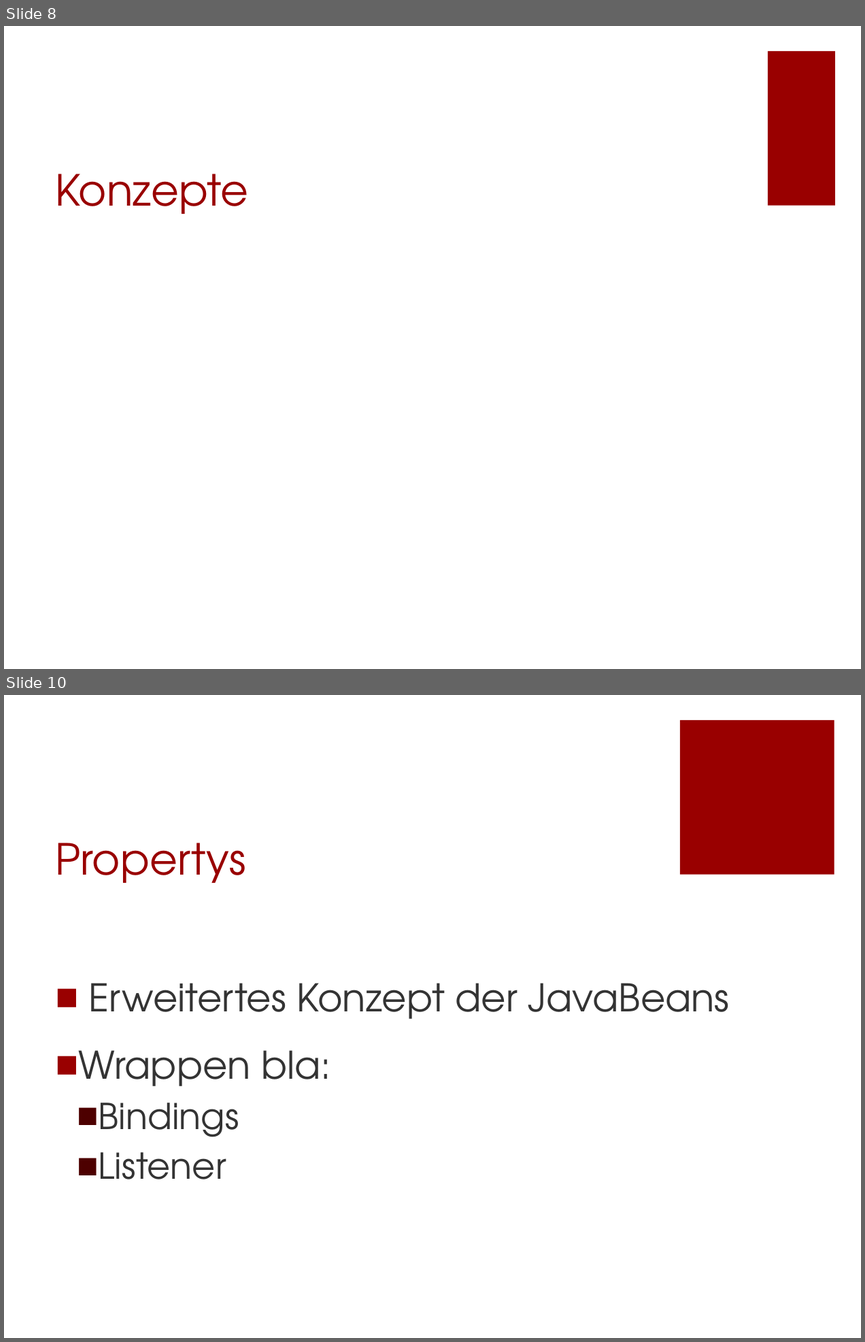
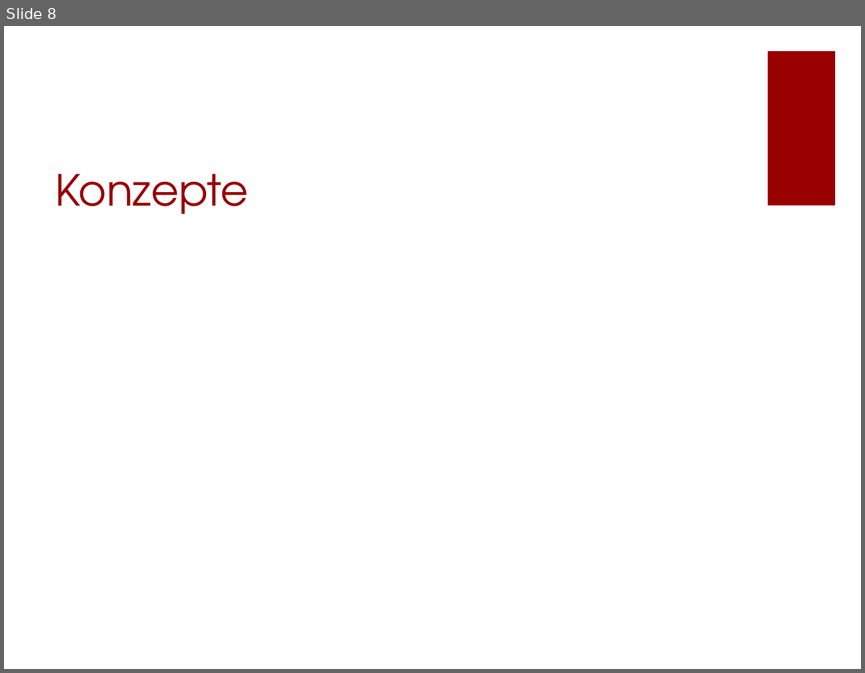
Before and after one commit to Morkunas/jfxusergroup, a slide deck: JavaFX-UserGroup.pptx. Shown one above the other, each under a label of ours: slides 8 and 10 before the commit, slide 8 after it; the slides between them are not shown. The pictures are 865x1342 and 865x673 pixels, drawn with LibreOffice and Linux fonts; fonts in the diff are those of the drawing; background and template pictures are left out. Boxes give left, top, right and bottom in pixels: in the first picture for what was removed or moved away, otherwise in the second. Text is boxed around its words. In the diff, an @@ line names an element or a change of style, - is before the commit and + after.

```diff
--- a/JavaFX-UserGroup.pptx
+++ b/JavaFX-UserGroup.pptx
@@ slide 10 removed at (x1=4, y1=695, x2=861, y2=1338), background #FFFFFF @@
@@ rectangle removed at (x1=680, y1=720, x2=834, y2=874) @@
@@ title removed at (x1=56, y1=843, x2=246, y2=883) @@
-Propertys
@@ text removed at (x1=78, y1=983, x2=730, y2=1179) @@
-■ Erweitertes Konzept der JavaBeans
-■ Wrappen bla:
-  ■ Bindings
-  ■ Listener
```
Also in this commit, not shown: 11 slides changed, 6 slides added, 1 other slide removed.
